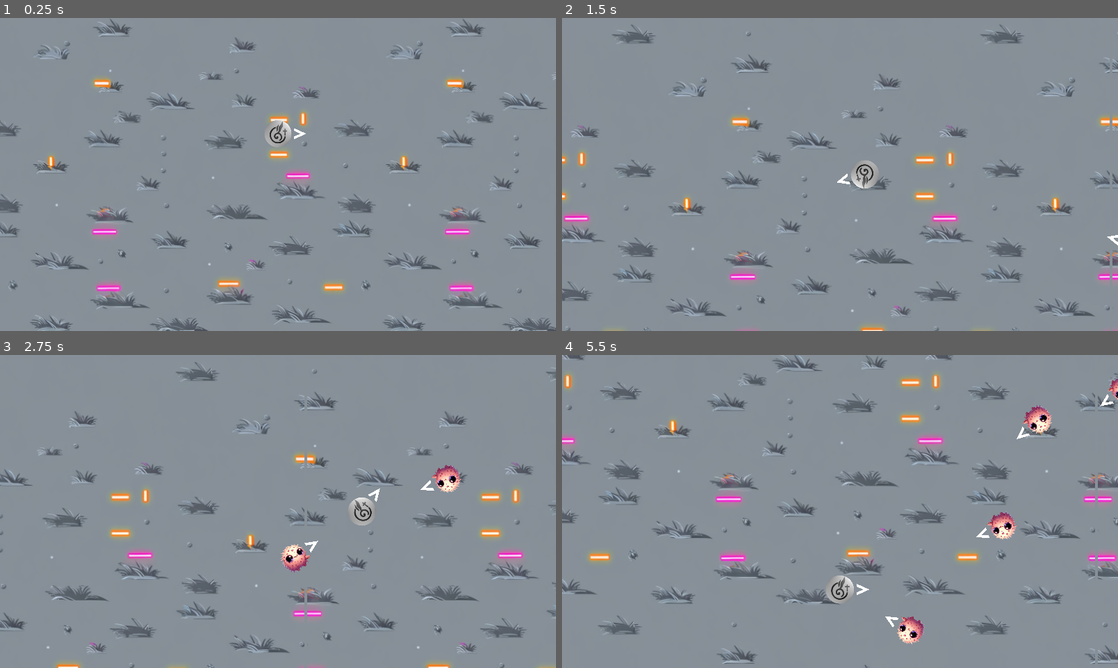
Above: before the commit, frames 1-4 (two rows, left to right).
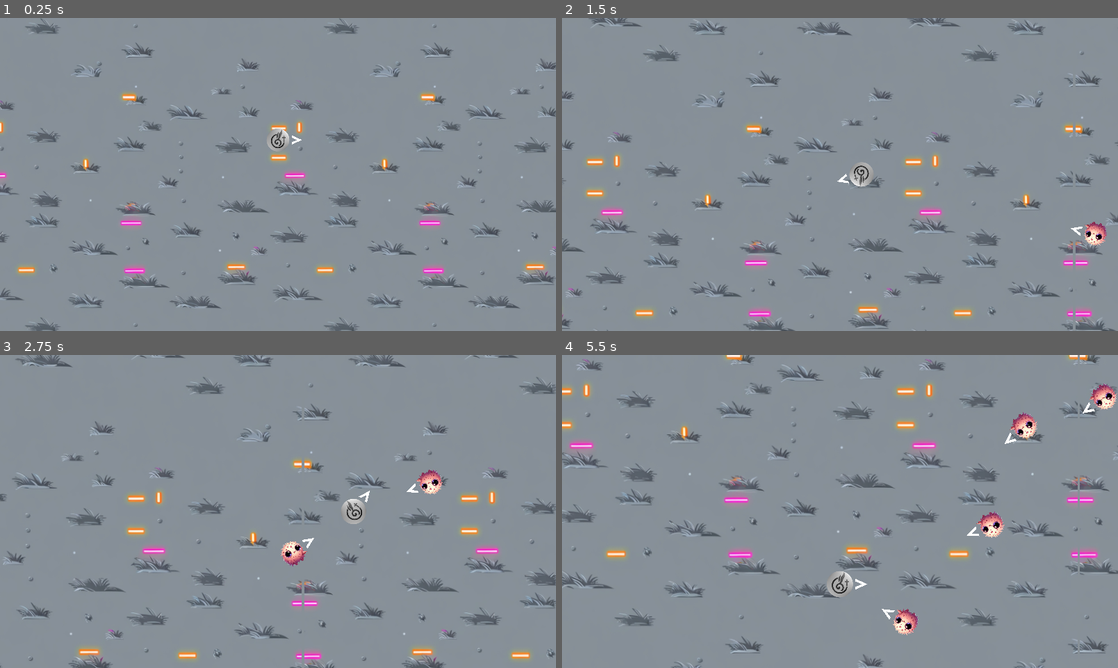
Above: after the commit, the same moments.

Repository: Pneumaturgy/PorNada
Game: Godot game, scene res://Scenes/Main.tscn
Same seed, same stepped clock (60 frames per second), same inputs: the game is played once before the commit and once after it.
Inputs (mouse positions are in pixels of both pictures, inside the frame that each line leads up to):
- Up to frame 1 (0.25 s): no input
- Up to frame 2 (1.5 s): tap Enter at 0.5 s; move the mouse to (962, 158) at 0.52 s; hold D (move_right) 0.53-1.25 s; hold Right mouse button (fire) 0.53-1.25 s; click (962, 158) at 0.67 s; drag from (728, 190) to (812, 237) at 1.27 s
- Up to frame 3 (2.75 s): move the mouse to (333, 442) at 2.02 s; hold D (move_right) from 2.03 s (still down); tap Alt at 2.1 s
- Up to frame 4 (5.5 s): release D (move_right) at 2.75 s; drag from (812, 574) to (1001, 480) at 2.77 s; move the mouse to (1006, 558) at 3.52 s; hold A (move_left) 3.53-4.25 s; hold Right mouse button (fire) 3.53-4.25 s; drag from (673, 464) to (962, 664) at 4.27 s; move the mouse to (867, 511) at 5.02 s; hold S (move_down) from 5.03 s (still down); tap Alt at 5.1 s; click (867, 511) at 5.17 s

The runs differ from the first frame. In frame 1, 13% of the frame differs, in the area x 0-100%, y 0-100%; in frame 2, 12%; in frame 3, 12%; in frame 4, 13%.

Commit message:
fixed zoom

Diff:
--- a/Scenes/PlayerCamera.tscn
+++ b/Scenes/PlayerCamera.tscn
@@ -6,8 +6,8 @@
 @onready var player := get_parent().get_node(\"Player\")
 @export var min_zoom := Vector2(2.0,2.0)
 @export var max_zoom := Vector2(5.0,5.0)
-@export var zoom_speed := 0.1
-@export var zoom_factor := 0.01
+@export var zoom_speed := 0.01
+@export var zoom_factor := 0.15
 @export var follow_speed := 5.0
 
 func find_player():
